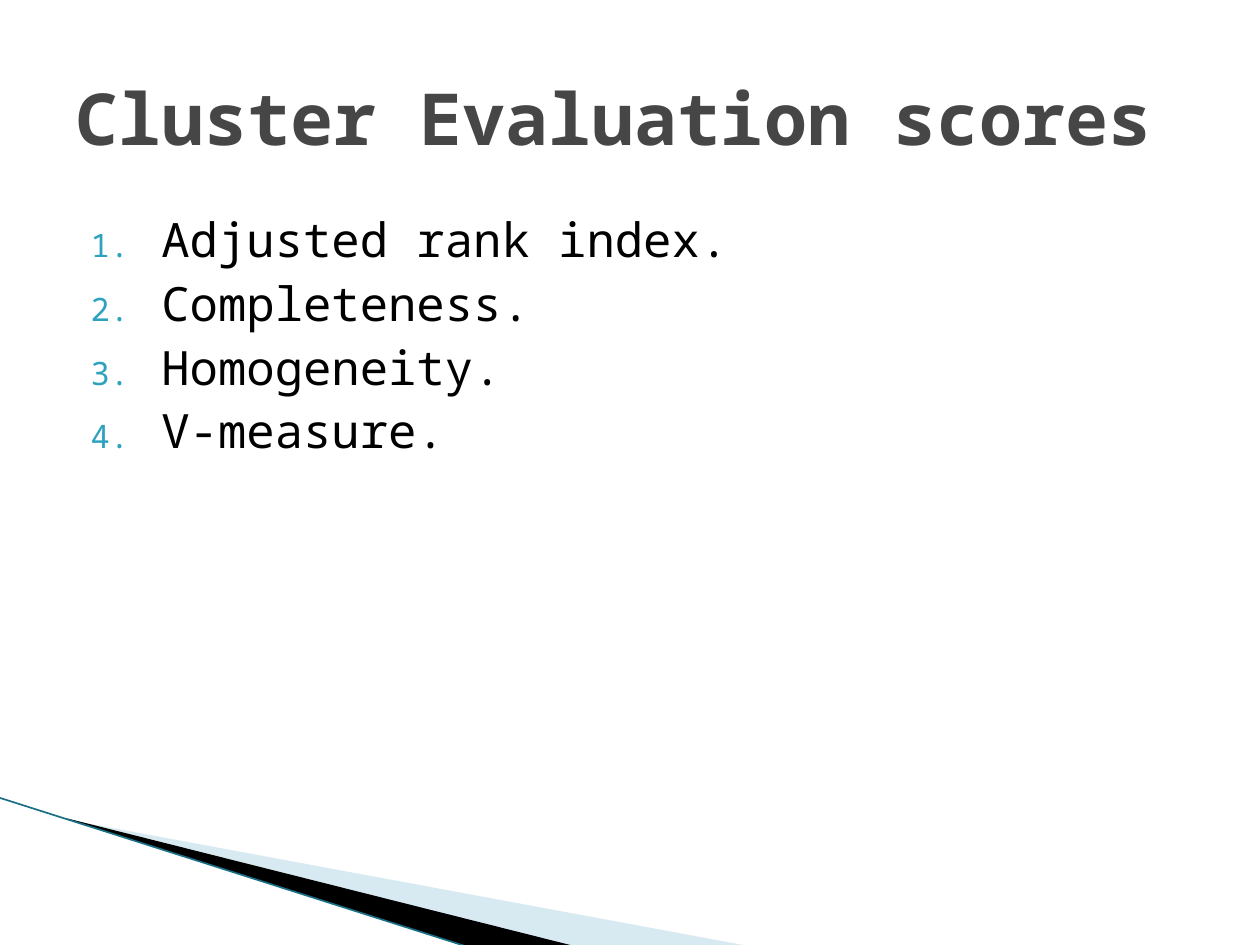
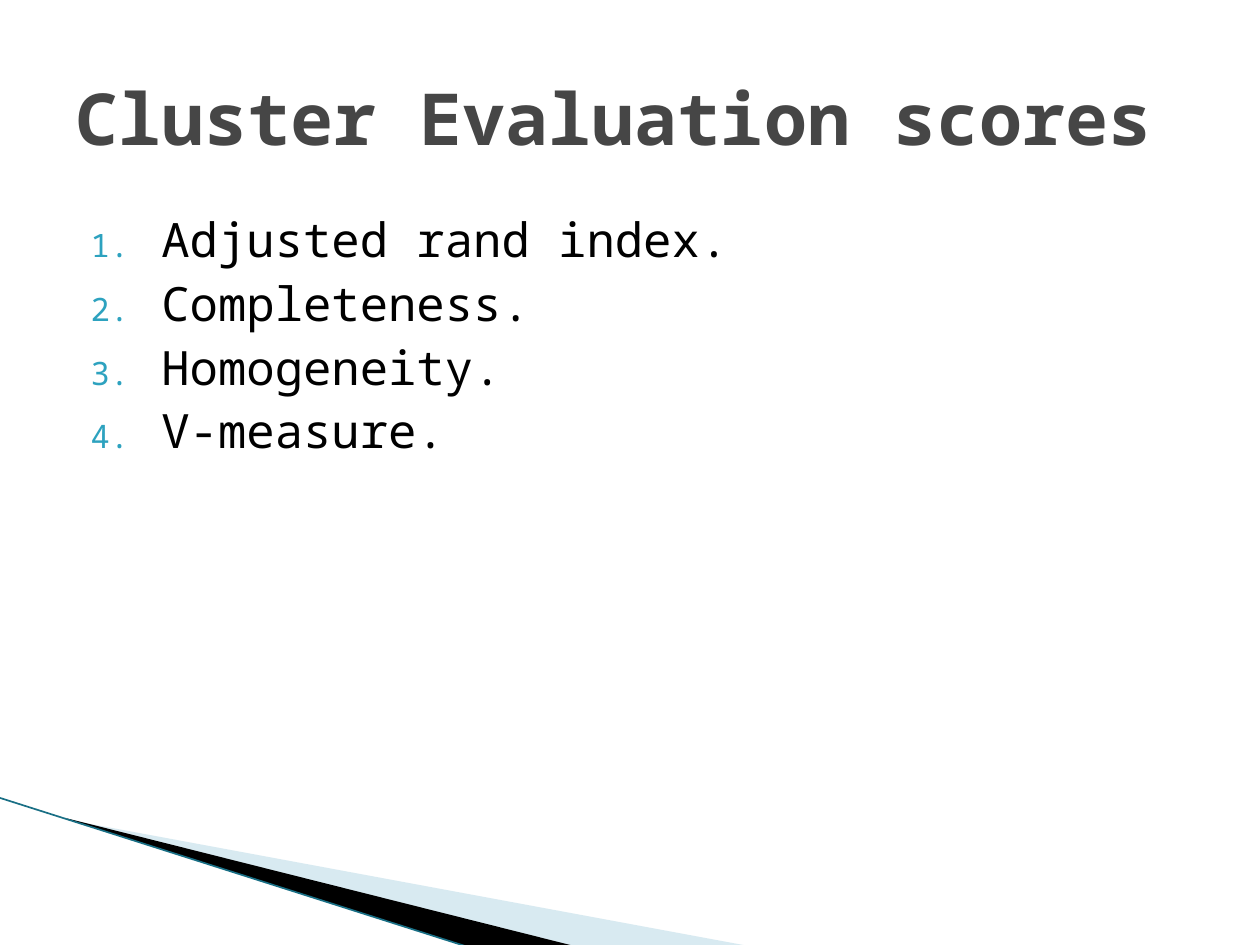
Before and after one commit to Ray784/mini_project, a slide deck: slide 12 of Project ppt.pptx. Drawn at 1260x945 pixels with LibreOffice and Linux fonts; fonts in the diff are those of the drawing; background and template pictures are left out. Boxes give left, top, right and bottom in pixels: in the first picture for what was removed or moved away, otherwise in the second. Text is boxed around its words. In the diff, an @@ line names an element or a change of style, - is before the commit and + after.

Commit message:
added outputs from 5 clusters.

```diff
--- a/Project ppt.pptx
+++ b/Project ppt.pptx
@@ text at (x1=161, y1=221, x2=728, y2=269): text changed @@
-1. Adjusted rank index.
+1. Adjusted rand index.
```
Also in this commit, not shown: 4 other files.
